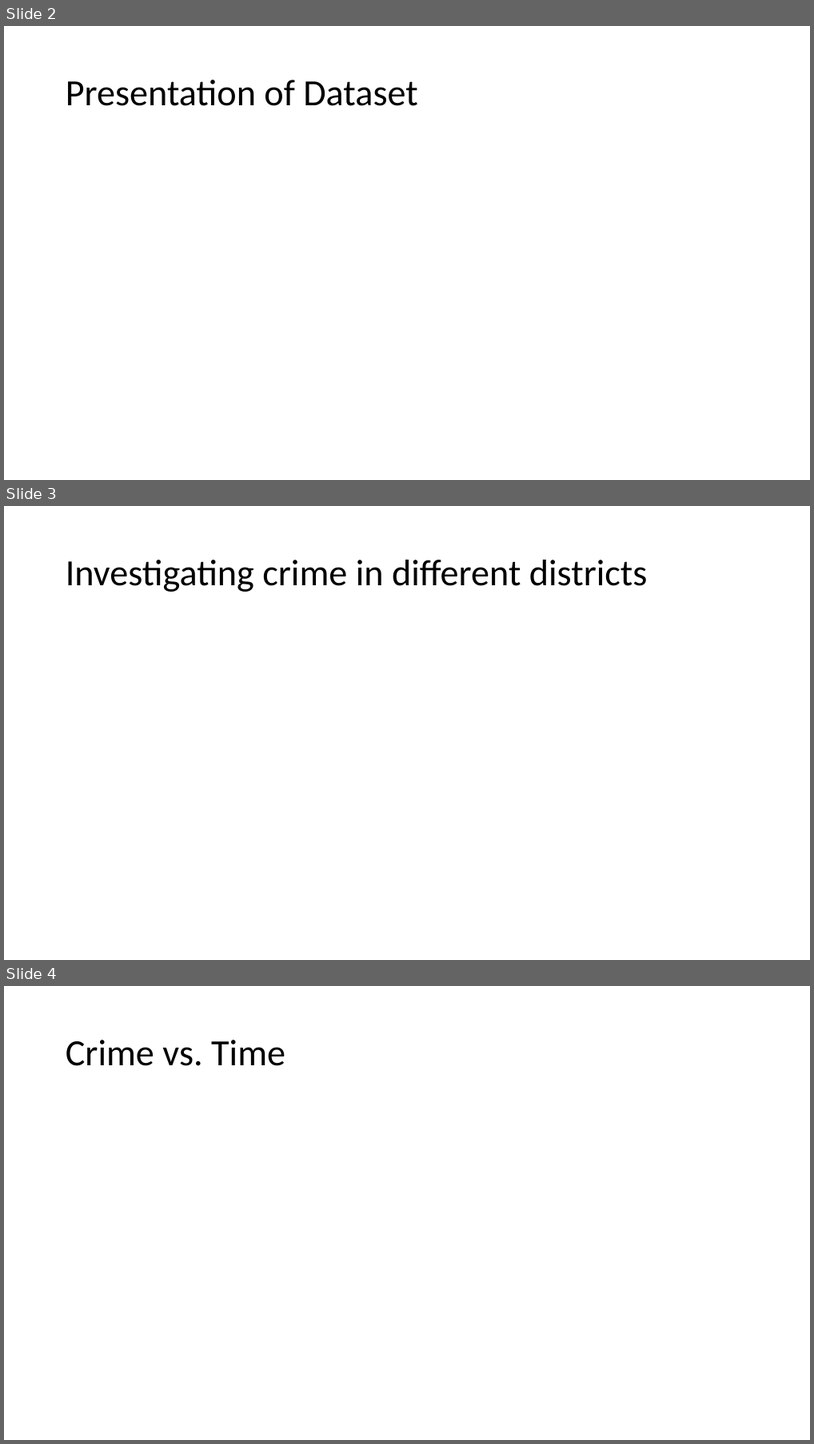
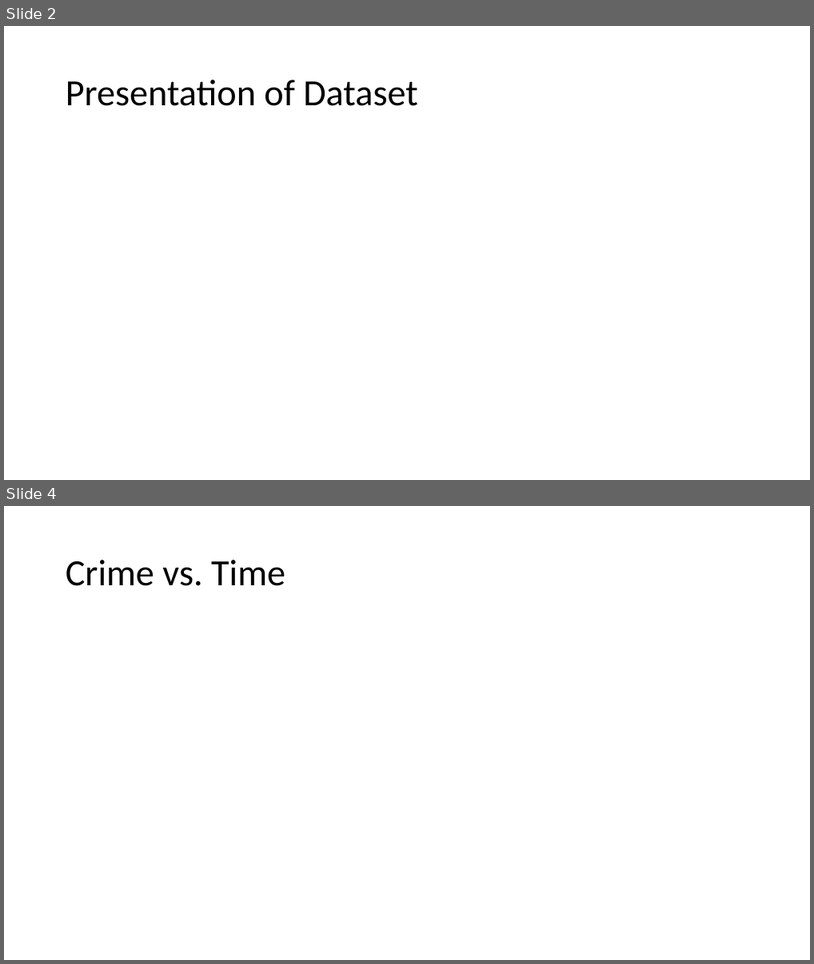
Before and after one commit to CarolineFuglsang/san_francisco_crime_data, a slide deck: presentation/San Francisco Crime Data.pptx. Shown one above the other, each under a label of ours: slides 2, 3 and 4 before the commit, slides 2 and 4 after it; the slides between them are not shown. The pictures are 814x1444 and 814x964 pixels, drawn with LibreOffice and Linux fonts; fonts in the diff are those of the drawing. Boxes give left, top, right and bottom in pixels: in the first picture for what was removed or moved away, otherwise in the second. Text is boxed around its words. In the diff, an @@ line names an element or a change of style, - is before the commit and + after.

```diff
--- a/presentation/San Francisco Crime Data.pptx
+++ b/presentation/San Francisco Crime Data.pptx
@@ slide 3 removed at (x1=4, y1=506, x2=810, y2=960), background #FFFFFF @@
@@ title removed at (x1=66, y1=560, x2=647, y2=592) @@
-Investigating crime in different districts
```
Also in this commit, not shown: 1 slide changed, 1 slide added, 7 other files.
